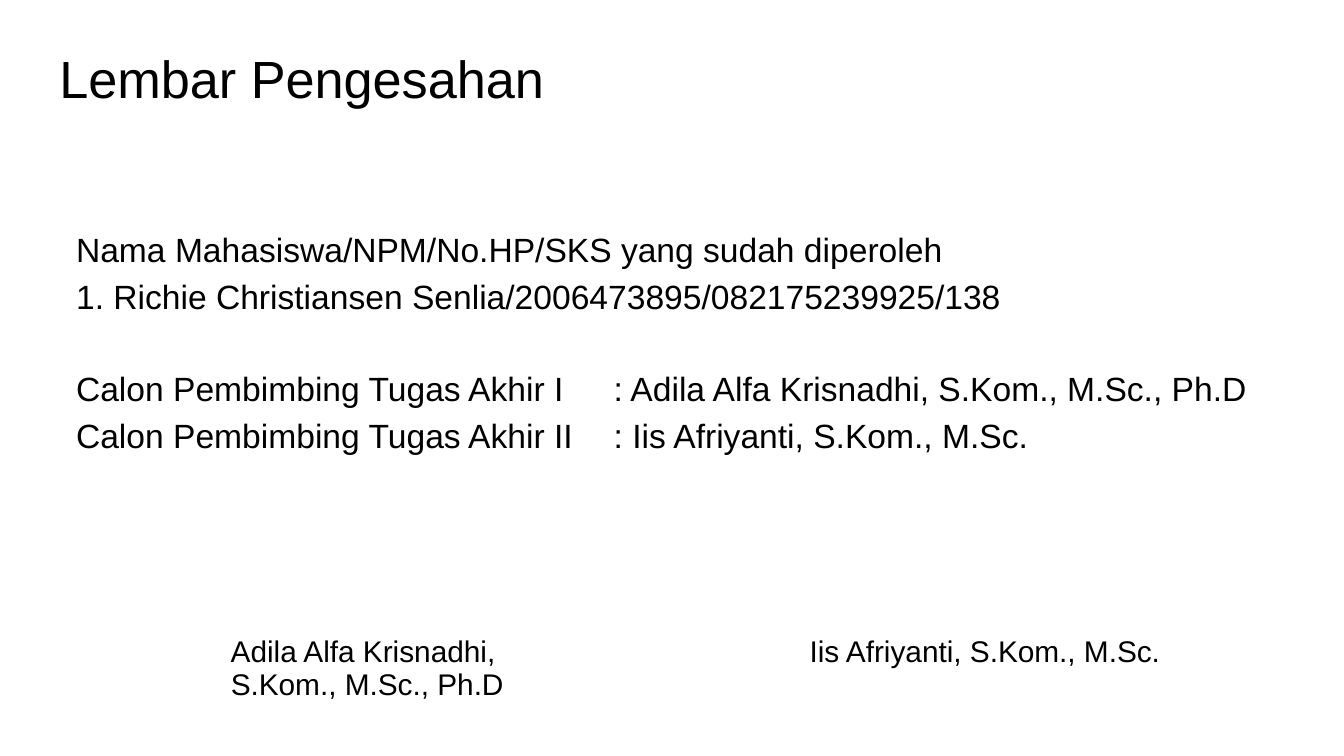
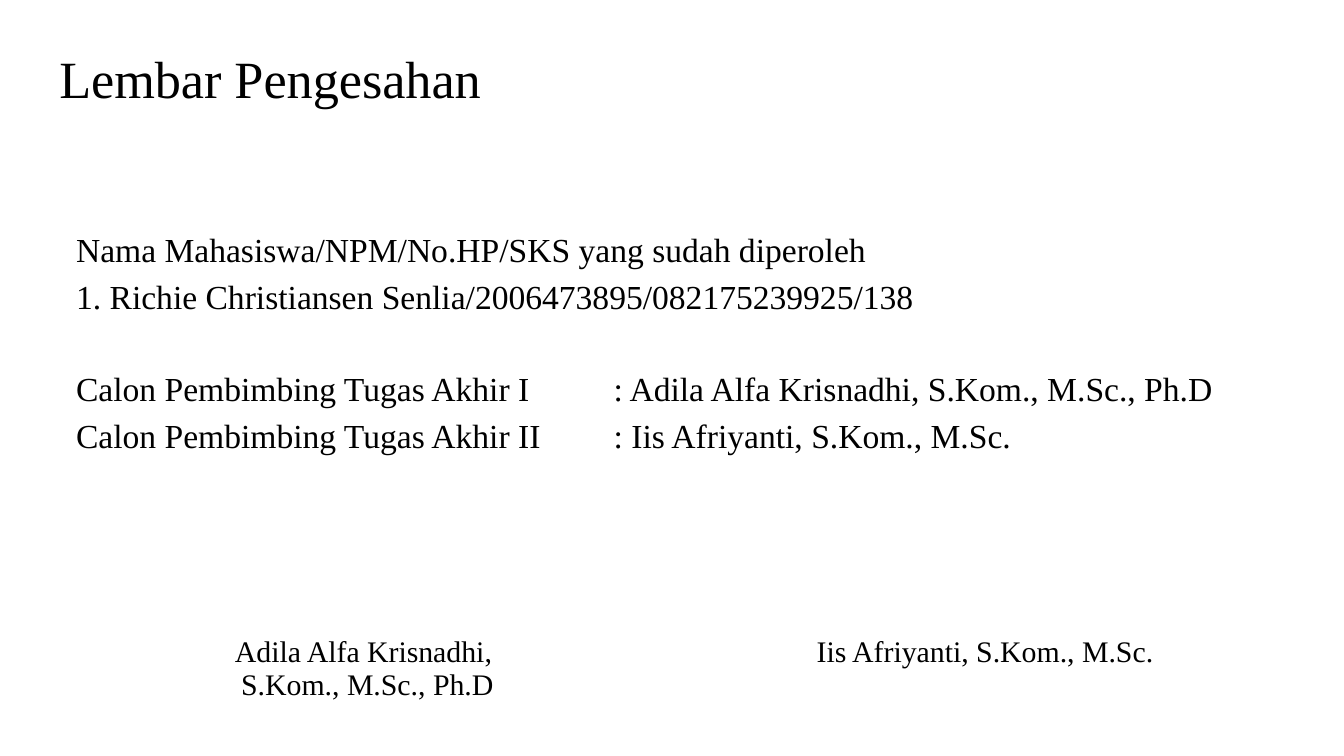
Before and after one commit to rcsenlia/Ontologi-Sejarah-Indonesia, a slide deck: slide 2 of RichieChristiansenSenlia/Draft Proposal - Richie Christiansen Senlia.pptx. Drawn at 1344x756 pixels with LibreOffice and Linux fonts; fonts in the diff are those of the drawing. Boxes give left, top, right and bottom in pixels: in the first picture for what was removed or moved away, otherwise in the second. Text is boxed around its words. In the diff, an @@ line names an element or a change of style, - is before the commit and + after.

```diff
--- a/RichieChristiansenSenlia/Draft Proposal - Richie Christiansen Senlia.pptx
+++ b/RichieChristiansenSenlia/Draft Proposal - Richie Christiansen Senlia.pptx
@@ title "Lembar Pengesahan" at (x1=59, y1=61, x2=480, y2=109): font Arial to Times New Roman @@
@@ text "Nama Mahasiswa/NPM/No.HP/SKS yang sudah diperoleh" at (x1=76, y1=238, x2=1212, y2=454): font Arial to Times New Roman @@
@@ table at (x1=46, y1=629, x2=1298, y2=714) @@
@@ font Arial to Times New Roman @@
```
Also in this commit, not shown: 10 other slides changed.
